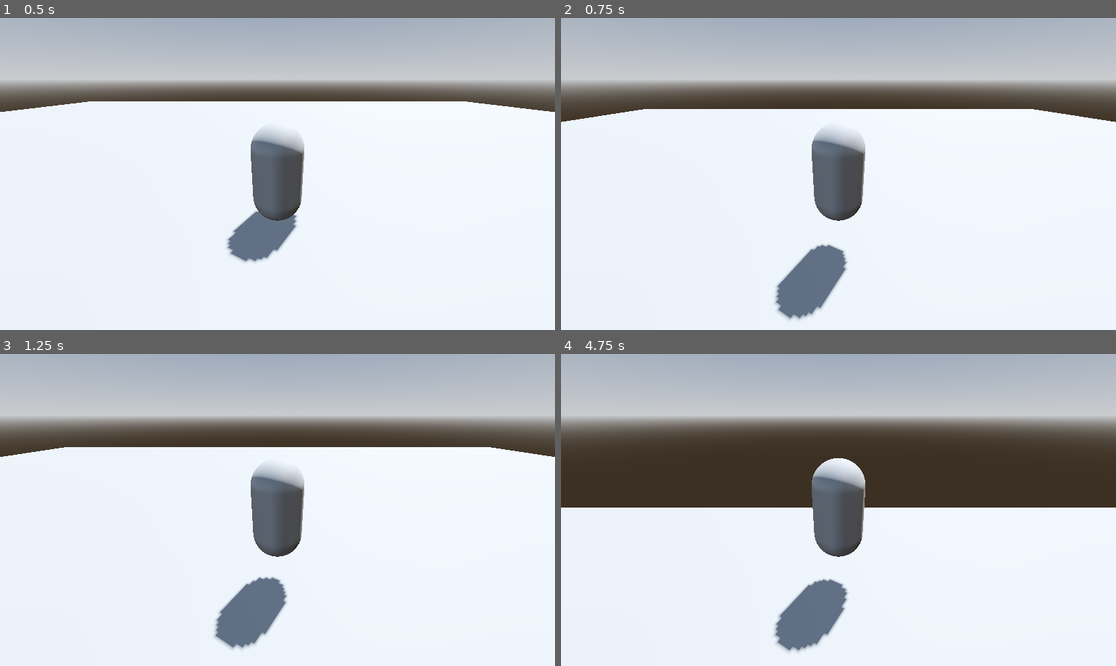
Above: before the commit, frames 1-4 (two rows, left to right).
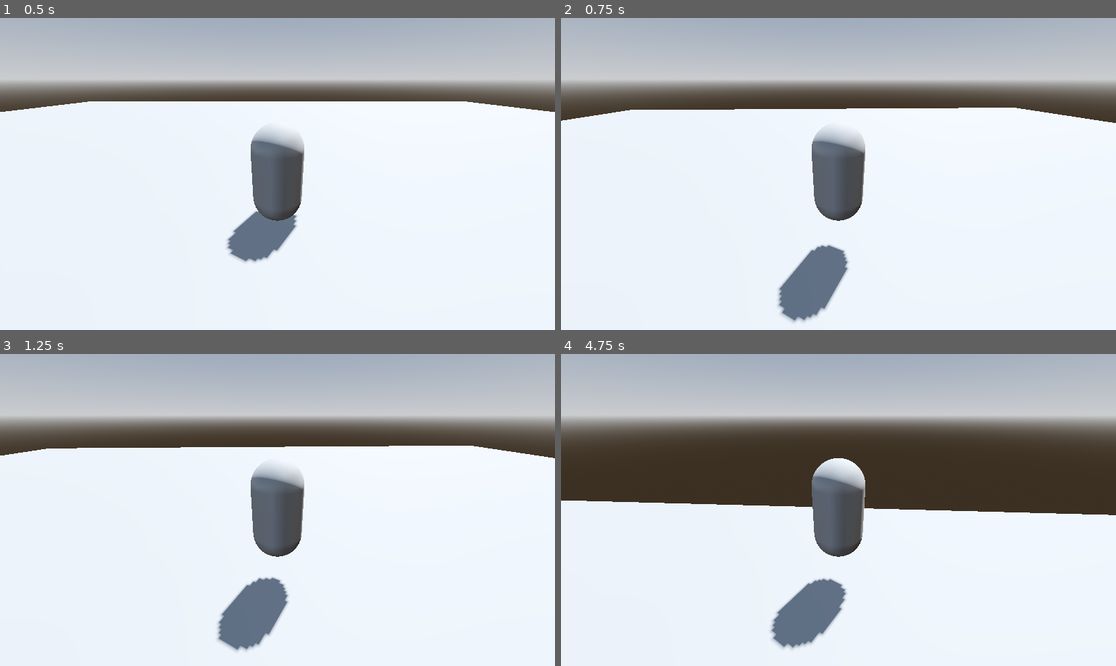
Above: after the commit, the same moments.

Repository: ricky-yosh/action-combat-rpg
Game: Godot game, scene res://Levels/level.tscn
Same seed, same stepped clock (60 frames per second), same inputs: the game is played once before the commit and once after it.
Inputs (mouse positions are in pixels of both pictures, inside the frame that each line leads up to):
- Up to frame 1 (0.5 s): no input
- Up to frame 2 (0.75 s): tap Enter (ui_accept) at 0.5 s; move the mouse to (866, 174) at 0.52 s; hold W (move_forward) from 0.53 s (still down)
- Up to frame 3 (1.25 s): keep holding W (move_forward); tap Enter (ui_accept) at 0.77 s
- Up to frame 4 (4.75 s): keep holding W (move_forward); move the mouse to (810, 510) at 1.27 s; tap Enter (ui_accept) at 1.52, 3.02, 3.77, 4.52 s; move the mouse to (849, 503) at 2.02 s; move the mouse to (832, 516) at 2.77 s; move the mouse to (877, 513) at 3.52 s; move the mouse to (794, 506) at 4.27 s

Frame 1 is identical in both runs. In frame 2, 0.7% of the frame differs, in the area x 0-100%, y 28-98%; in frame 3, 0.7%; in frame 4, 1.7%, in the area x 0-100%, y 39-96%.

Commit message:
Add mouse capture for rotation

Diff:
--- a/action-combat-rpg/player/player.gd
+++ b/action-combat-rpg/player/player.gd
@@ -3,11 +3,17 @@
 
 const SPEED = 5.0
 const JUMP_VELOCITY = 4.5
+# Stores the x/y direction the player is trying to look in
+var _look = Vector2.ZERO
+
+@export var mouse_sensitivity = 0.00075
 
 func _ready() -> void:
 	Input.mouse_mode = Input.MOUSE_MODE_CAPTURED
 
 func _physics_process(delta: float) -> void:
+	# Needs to be in physics_process because we interact with the SpringArm which is a physics body
+	frame_camera_motion()
 	# Add the gravity.
 	if not is_on_floor():
 		velocity += get_gravity() * delta
@@ -32,3 +38,12 @@
 func _unhandled_input(event: InputEvent) -> void:
 	if event.is_action("ui_cancel"):
 		Input.mouse_mode = Input.MOUSE_MODE_VISIBLE
+	if Input.mouse_mode == Input.MOUSE_MODE_CAPTURED:
+		if event is InputEventMouseMotion:
+			# if running at higher framerates rewriting _look will cause problems
+			# We need to accumilate the mouse movement in those extra frames using +=
+			_look += -event.relative * mouse_sensitivity
+
+func frame_camera_motion() -> void:
+	$SpringArm3D.rotate_y(_look.x)
+	_look = Vector2.ZERO
